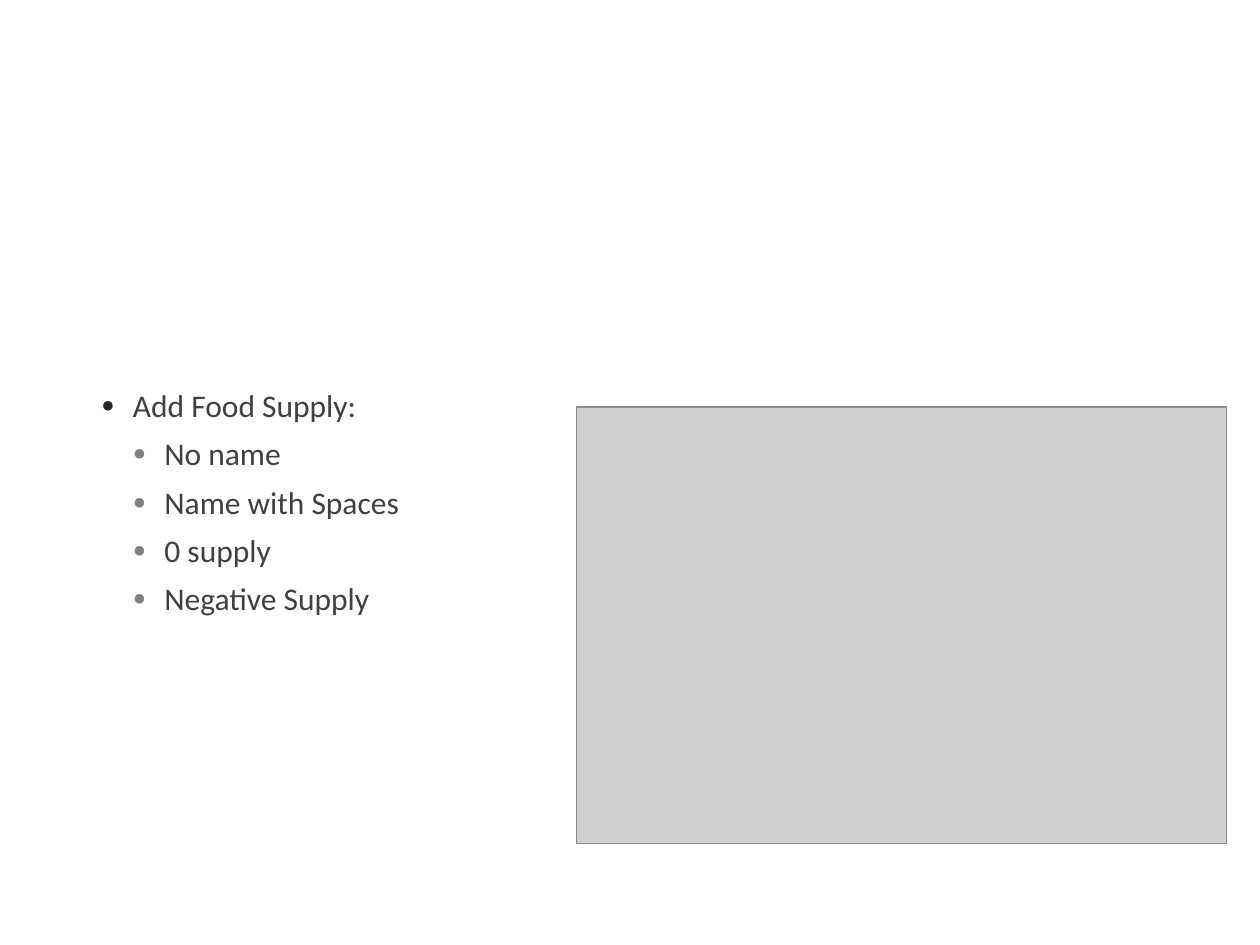
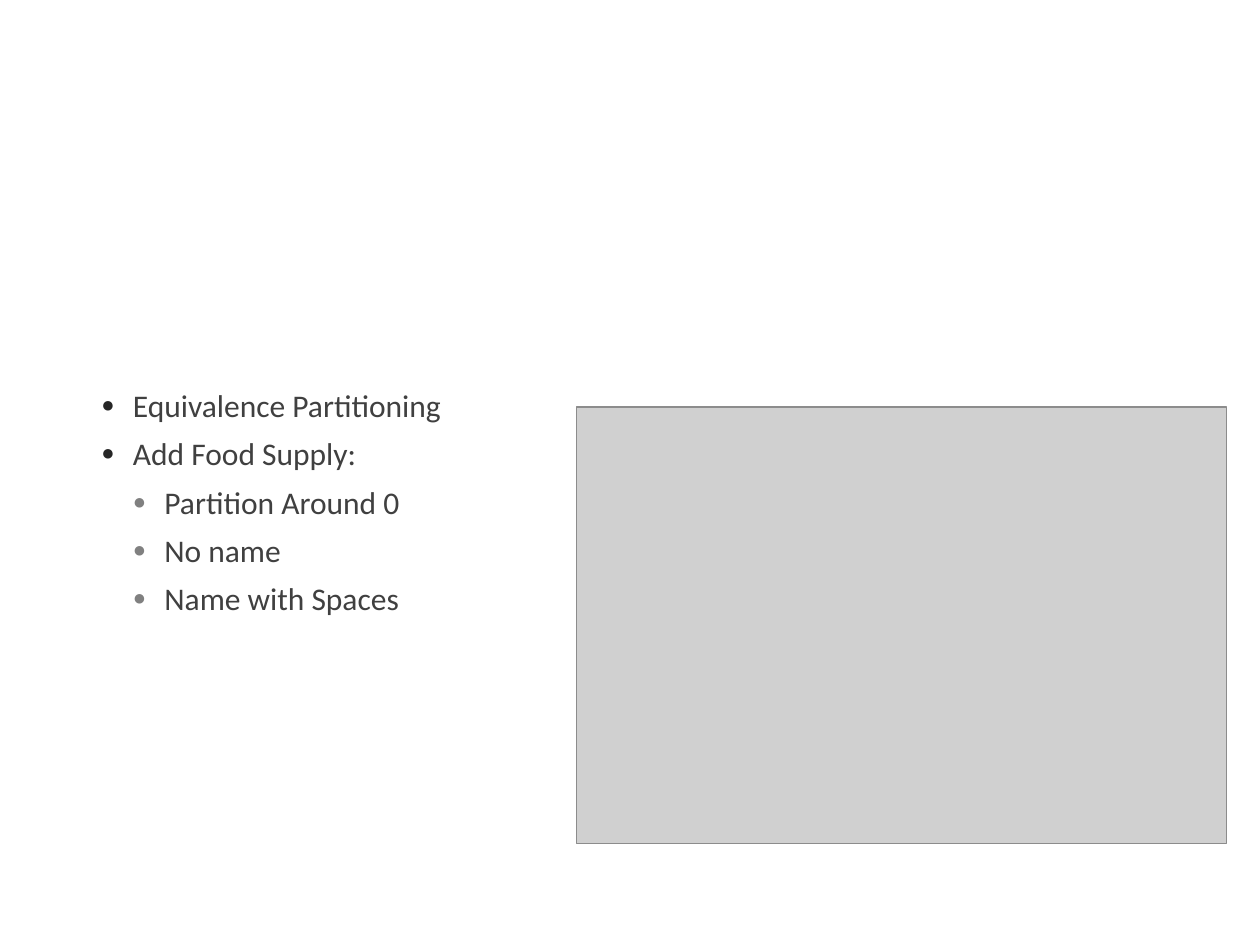
Before and after one commit to jakezhuyi/ECSE321_FTMS, a slide deck: slide 11 of Deliverable_5.pptx. Drawn at 1260x945 pixels with LibreOffice and Linux fonts; fonts in the diff are those of the drawing; grey boxes stand for pictures; background and template pictures are left out. Boxes give left, top, right and bottom in pixels: in the first picture for what was removed or moved away, otherwise in the second. Text is boxed around its words. In the diff, an @@ line names an element or a change of style, - is before the commit and + after.

Commit message:
Added to the ppx

```diff
--- a/Deliverable_5.pptx
+++ b/Deliverable_5.pptx
@@ text at [133, 395, 440, 423]: paragraph added @@
+  ● Equivalence Partitioning
@@ text at [164, 492, 399, 514]: paragraph added @@
+    ● Partition Around 0
@@ text at [164, 540, 369, 616]: paragraphs removed @@
-    ● 0 supply
-    ● Negative Supply
```
Also in this commit, not shown: 14 other slides changed, 8 slides added, 2 slides removed.
